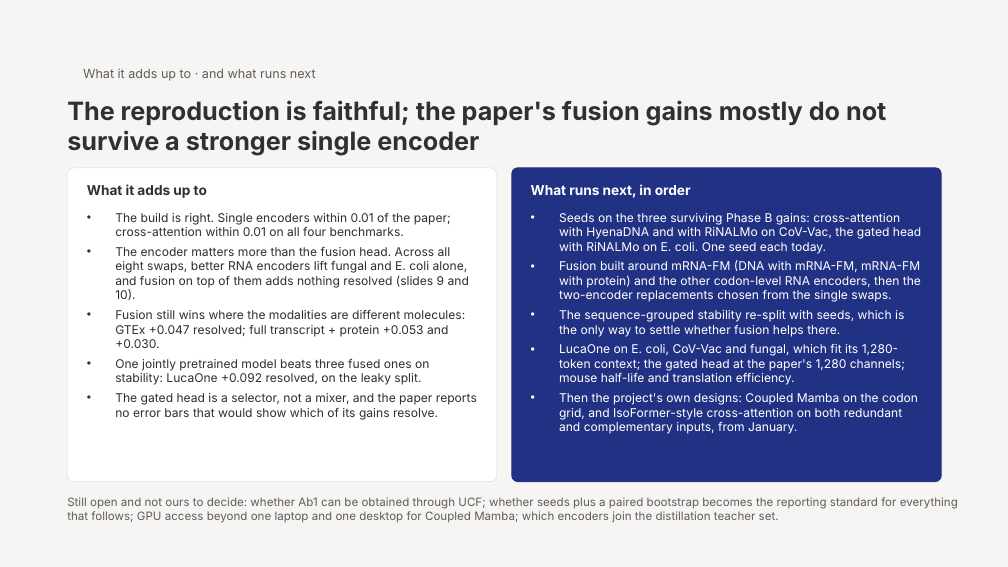
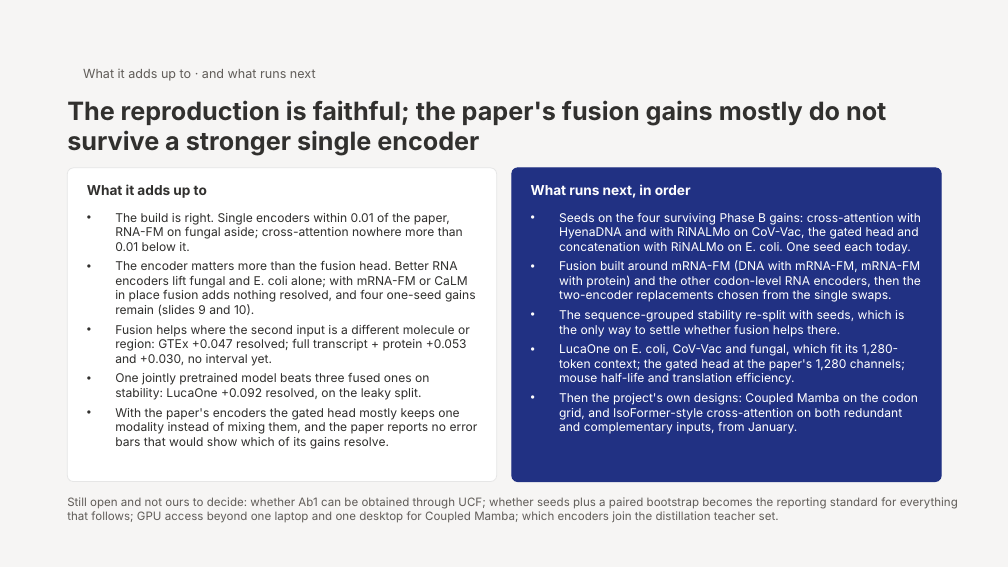
Before and after one commit to jtmckinley4/multimodal-bio-fusion, a slide deck: slide 14 of docs/notes/Slides/Mina_Progress_Slides_2026-10-22.pptx. Drawn at 1008x567 pixels with LibreOffice and Linux fonts; fonts in the diff are those of the drawing. Boxes give left, top, right and bottom in pixels: in the first picture for what was removed or moved away, otherwise in the second. Text is boxed around its words. In the diff, an @@ line names an element or a change of style, - is before the commit and + after.

```diff
--- a/docs/notes/Slides/Mina_Progress_Slides_2026-10-22.pptx
+++ b/docs/notes/Slides/Mina_Progress_Slides_2026-10-22.pptx
@@ text at (x1=115, y1=213, x2=476, y2=366): text changed @@
-• The build is right. Single encoders within 0.01 of the paper; cross-attention within 0.01 on all four benchmarks.
-• The encoder matters more than the fusion head. Across all eight swaps, better RNA encoders lift fungal and E. coli alone, and fusion on top of them adds nothing resolved (slides 9 and 10).
-• Fusion still wins where the modalities are different molecules: GTEx +0.047 resolved; full transcript + protein +0.053 and +0.030.
+• The build is right. Single encoders within 0.01 of the paper, RNA-FM on fungal aside; cross-attention nowhere more than 0.01 below it.
+• The encoder matters more than the fusion head. Better RNA encoders lift fungal and E. coli alone; with mRNA-FM or CaLM in place fusion adds nothing resolved, and four one-seed gains remain (slides 9 and 10).
+• Fusion helps where the second input is a different molecule or region: GTEx +0.047 resolved; full transcript + protein +0.053 and +0.030, no interval yet.
@@ text at (x1=559, y1=213, x2=921, y2=254): text changed @@
-• Seeds on the three surviving Phase B gains: cross-attention with HyenaDNA and with RiNALMo on CoV-Vac, the gated head with RiNALMo on E. coli. One seed each today.
+• Seeds on the four surviving Phase B gains: cross-attention with HyenaDNA and with RiNALMo on CoV-Vac, the gated head and concatenation with RiNALMo on E. coli. One seed each today.
@@ text at (x1=115, y1=408, x2=478, y2=449): text changed @@
-• The gated head is a selector, not a mixer, and the paper reports no error bars that would show which of its gains resolve.
+• With the paper's encoders the gated head mostly keeps one modality instead of mixing them, and the paper reports no error bars that would show which of its gains resolve.
```
Also in this commit, not shown: 10 other slides changed, 15 other files.
